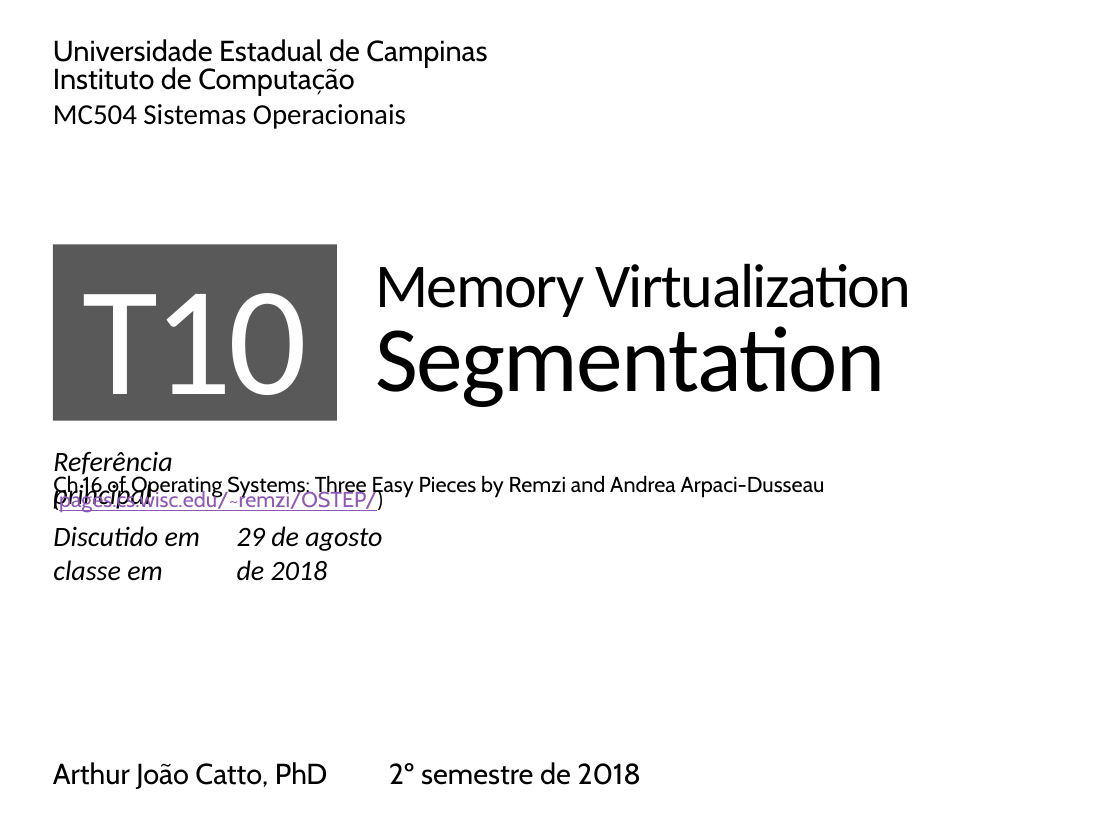
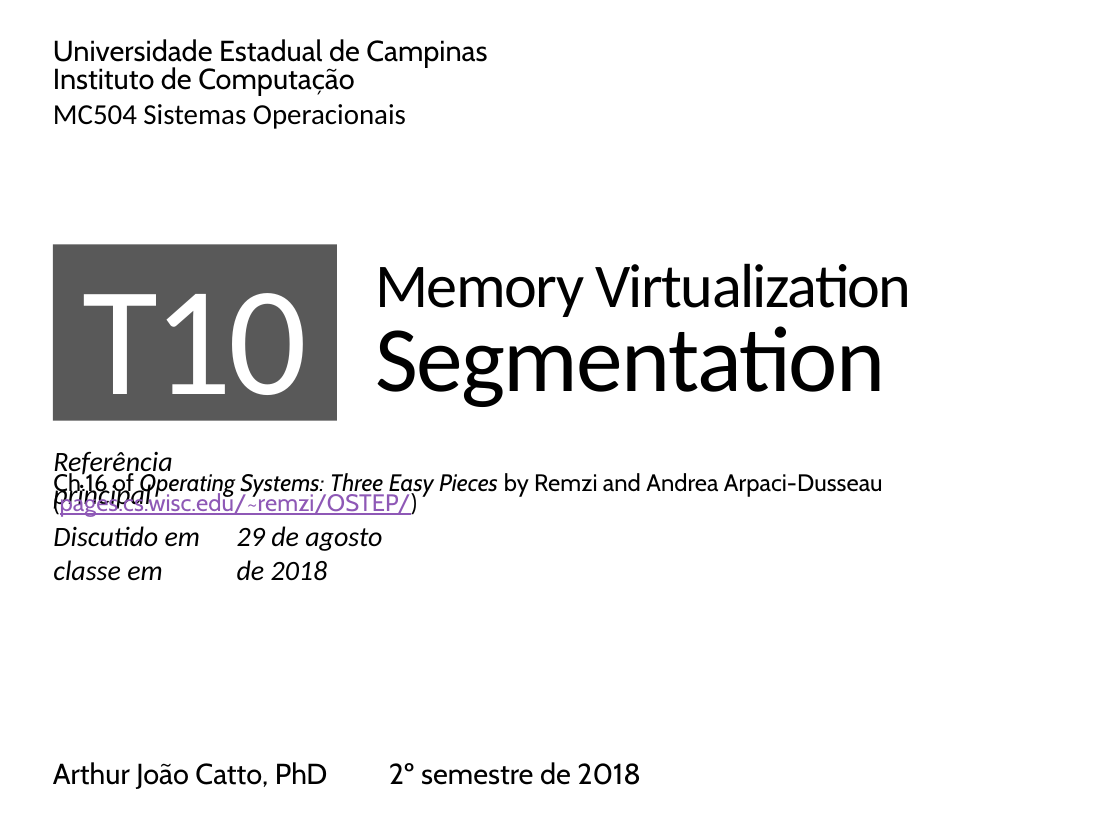
Before and after one commit to CattoAJ/MC504-2018s2, a slide deck: slide 1 of notebooks/nb180829/MC504-2018s2-T10(v2)-Segmentation.pptx. Drawn at 1120x840 pixels with LibreOffice and Linux fonts; fonts in the diff are those of the drawing. Boxes give left, top, right and bottom in pixels: in the first picture for what was removed or moved away, otherwise in the second. Text is boxed around its words. In the diff, an @@ line names an element or a change of style, - is before the commit and + after.

```diff
--- a/notebooks/nb180829/MC504-2018s2-T10(v2)-Segmentation.pptx
+++ b/notebooks/nb180829/MC504-2018s2-T10(v2)-Segmentation.pptx
@@ text "Ch.16 of Operating Systems: Three ..." at (53,470,883,517): size 13.9 to 15.3 pt; italic on in "Operating Systems: Three Easy Pieces"; line spacing 0.6 to 0.7 @@
```
Also in this commit, not shown: 2 other files.
